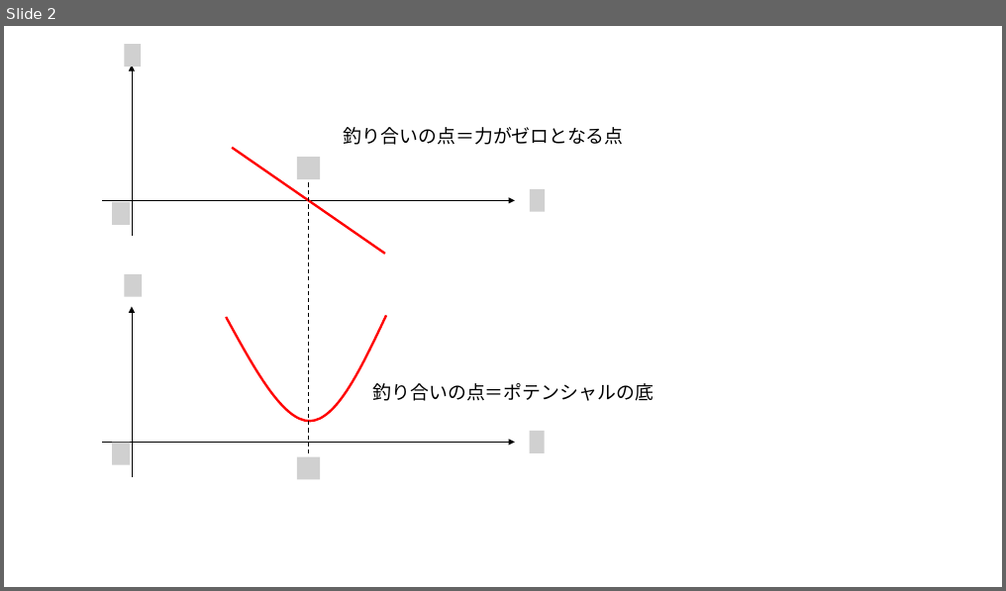
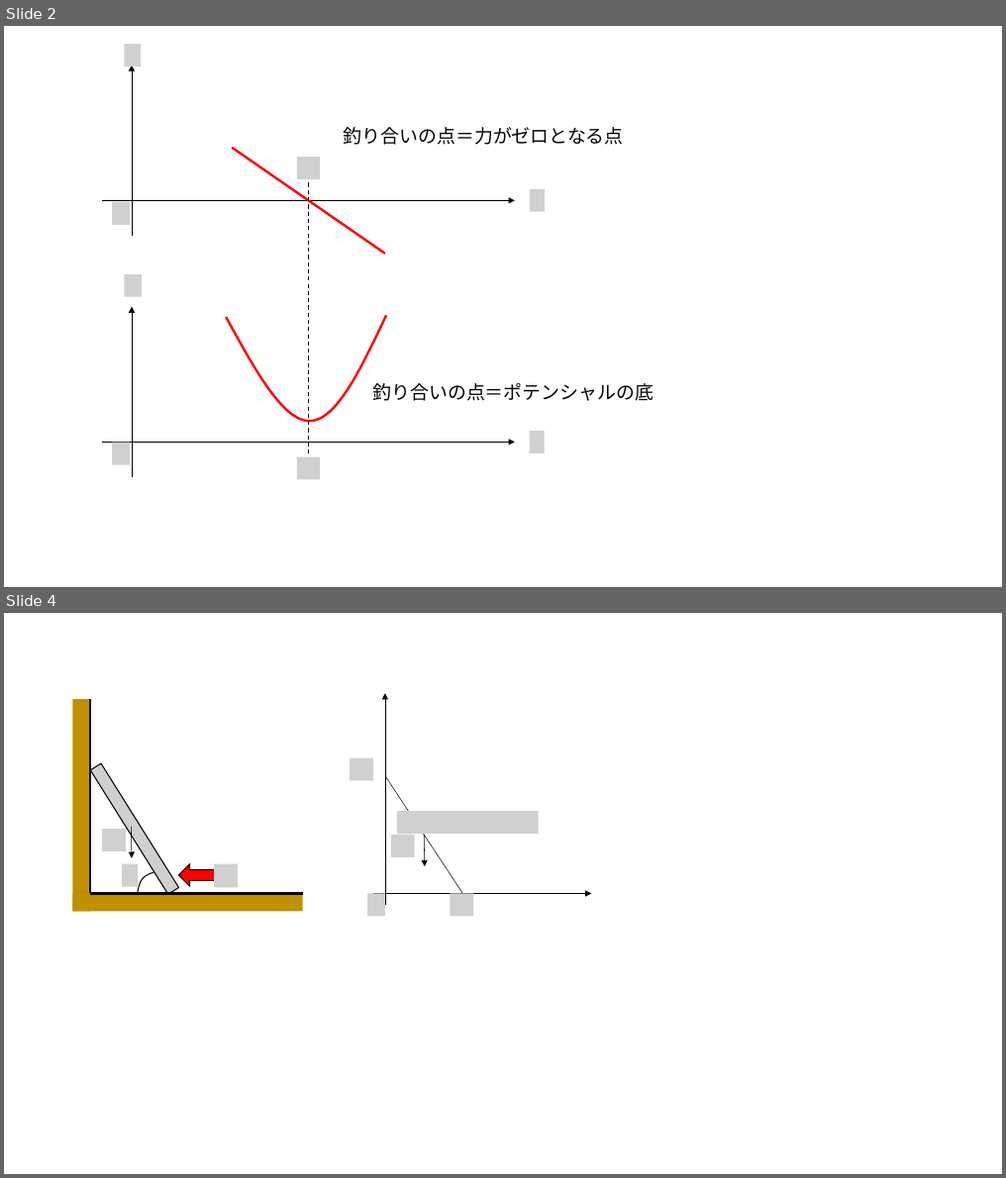
Before and after one commit to kaityo256/classical_mechanics, a slide deck: virtual_work/fig/fig.pptx. Shown one above the other, each under a label of ours: slide 2 before the commit, slides 2 and 4 after it; the slides between them are not shown. The pictures are 1006x591 and 1006x1178 pixels, drawn with LibreOffice and Linux fonts; fonts in the diff are those of the drawing; grey boxes stand for pictures. Boxes give left, top, right and bottom in pixels: in the first picture for what was removed or moved away, otherwise in the second. Text is boxed around its words. In the diff, an @@ line names an element or a change of style, - is before the commit and + after.

```diff
--- a/virtual_work/fig/fig.pptx
+++ b/virtual_work/fig/fig.pptx
@@ slide 4 added at [4, 613, 1002, 1174], background #FFFFFF @@
@@ rectangle added at [72, 699, 90, 911], fill #BF9000 @@
@@ line added from (90, 699) to (90, 894), #000000 2.25 pt @@
@@ arrow added from (385, 906) to (385, 693), #000000 0.5 pt @@
@@ picture added at [350, 759, 373, 780] @@
@@ rectangle added at [91, 763, 179, 894], fill #D0CECE, outline #000000 1 pt @@
@@ line added from (385, 776) to (463, 894), #000000 0.5 pt @@
@@ picture added at [397, 811, 539, 834] @@
@@ picture added at [102, 829, 126, 851] @@
@@ arrow added from (132, 827) to (132, 859), #000000 0.5 pt @@
@@ picture added at [391, 835, 414, 858] @@
@@ arrow added from (424, 835) to (425, 866), #000000 0.5 pt @@
@@ picture added at [122, 864, 138, 887] @@
@@ freeform shape added at [138, 872, 153, 893], outline #000000 1 pt @@
@@ right arrow added at [179, 864, 214, 886], fill #FF0000, outline #000000 1 pt @@
@@ picture added at [214, 864, 238, 888] @@
@@ rectangle added at [73, 894, 303, 912], fill #BF9000 @@
@@ line added from (90, 894) to (303, 894), #000000 2.25 pt @@
@@ picture added at [368, 894, 385, 916] @@
@@ arrow added from (373, 894) to (592, 894), #000000 0.5 pt @@
@@ picture added at [450, 894, 473, 916] @@
```
Also in this commit, not shown: 1 other slide added, 4 other files.
